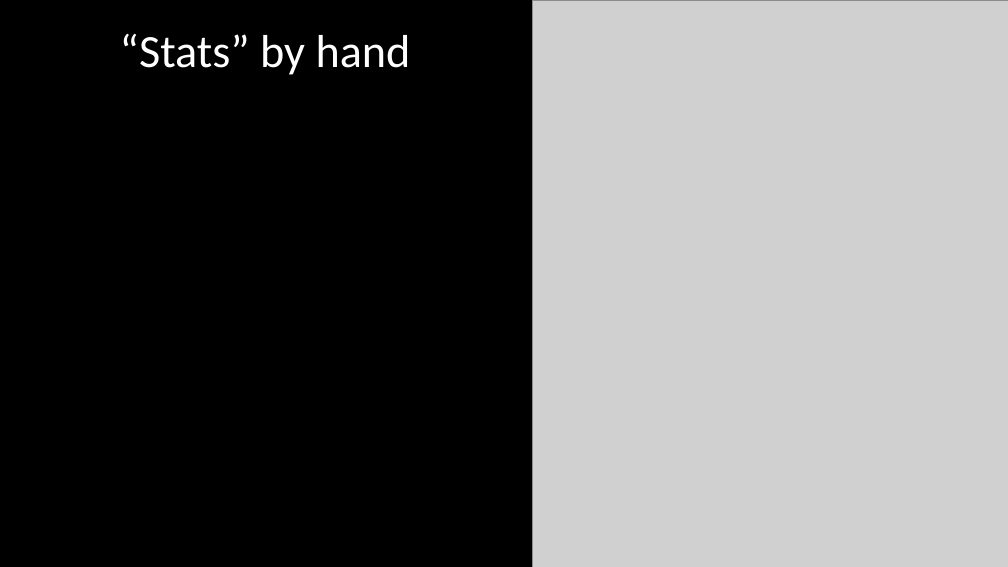
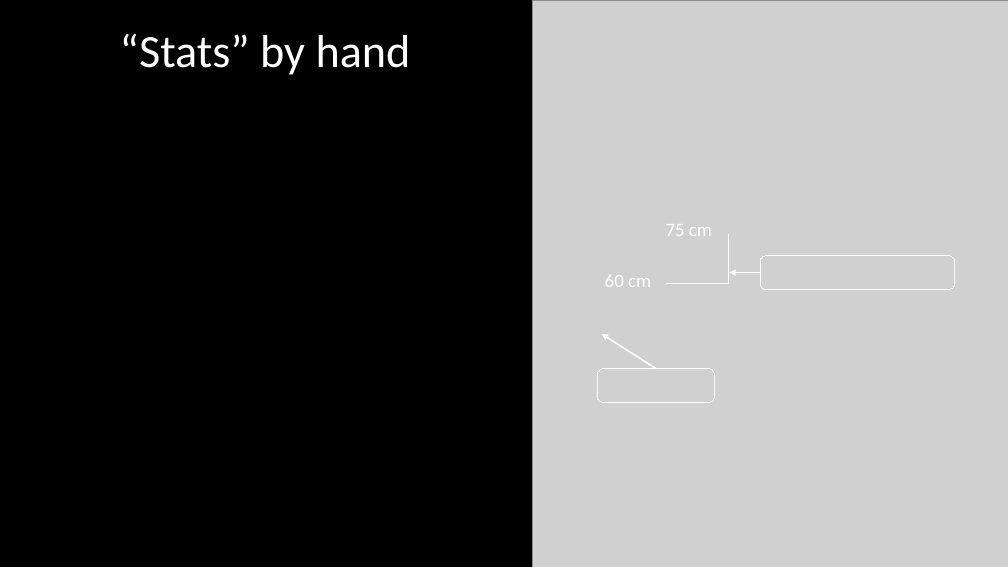
Before and after one commit to DeonRoos/stats-for-biologists, a slide deck: slide 6 of Lecture 2 - lm overview/Slides/Introduction to linear models.pptx. Drawn at 1008x567 pixels with LibreOffice and Linux fonts; fonts in the diff are those of the drawing; grey boxes stand for pictures. Boxes give left, top, right and bottom in pixels: in the first picture for what was removed or moved away, otherwise in the second. Text is boxed around its words. In the diff, an @@ line names an element or a change of style, - is before the commit and + after.

```diff
--- a/Lecture 2 - lm overview/Slides/Introduction to linear models.pptx
+++ b/Lecture 2 - lm overview/Slides/Introduction to linear models.pptx
@@ group added at (605, 224, 729, 287): 2 lines, 2 texts @@
+60 cm
+75 cm
@@ picture added at (760, 256, 954, 290) @@
@@ arrow added from (760, 273) to (730, 273), #FFFFFF 1.5 pt @@
@@ arrow added from (656, 369) to (602, 334), #FFFFFF 1.5 pt @@
@@ picture added at (597, 369, 715, 403) @@
```
Also in this commit, not shown: 6 other slides changed, 2 slides added, 2 slides removed, 17 other files.
